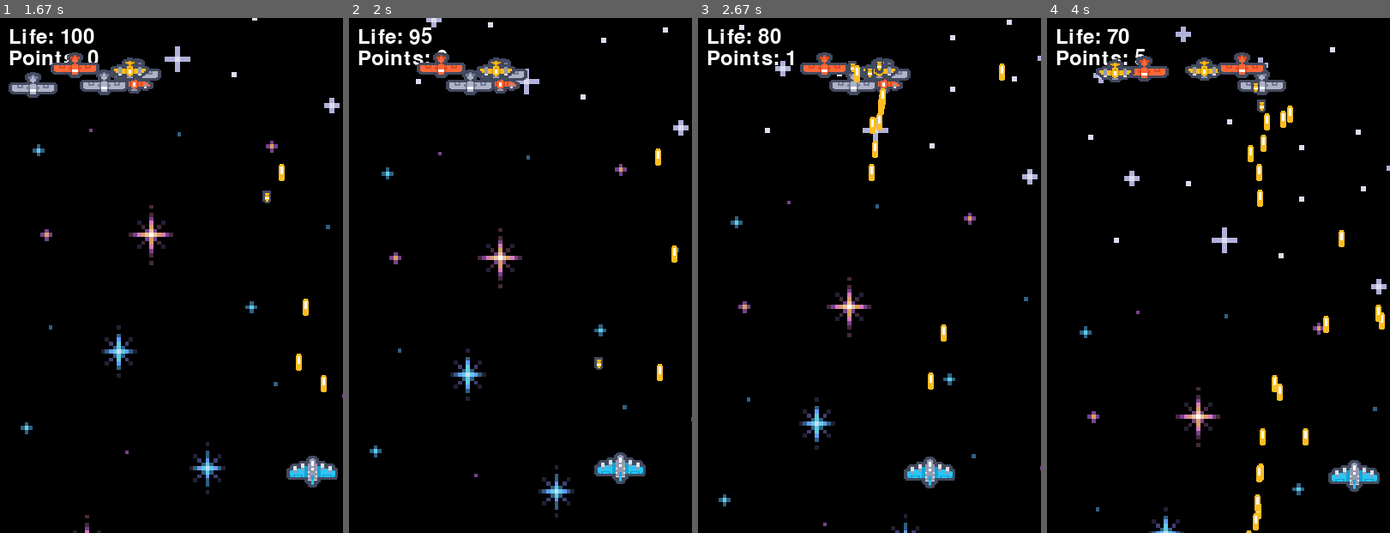
Above: before the commit, frames 1-4 (left to right).
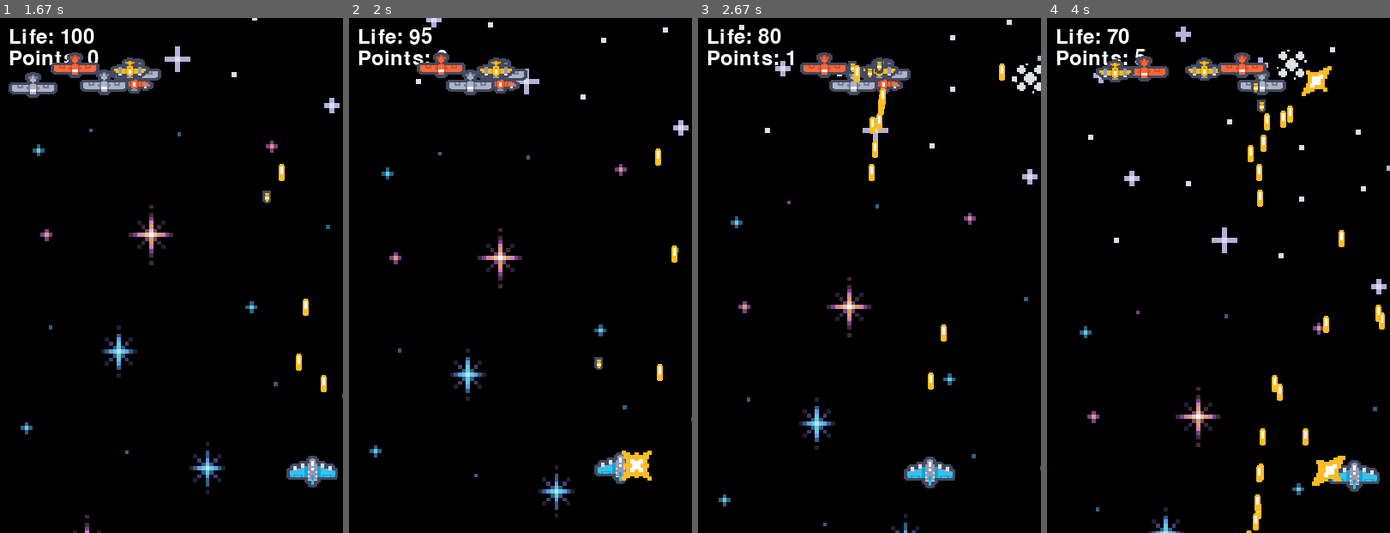
Above: after the commit, the same moments.

Repository: Luisero/air_plane_pygame_example
Game: pygame game, started from main.py
The game is run twice, just before and just after one commit, with the same random seed, the same clock (stepped at 60 frames per second) and the same inputs.
Inputs:
- Up to frame 1 (1.67 s): hold D 0.33-0.8 s; hold D 0.83-1.3 s; tap Space at 0.9, 1.2, 1.4 s; hold A from 1.33 s (still down)
- Up to frame 2 (2 s): tap Space at 1.7, 1.97 s; release A at 1.87 s; hold A from 1.9 s (still down)
- Up to frame 3 (2.67 s): tap Space at 2.27, 2.4 s; release A at 2.3 s; hold D from 2.33 s (still down)
- Up to frame 4 (4 s): tap Space at 2.7, 3.07, 3.37, 3.57, 3.87 s; release D at 2.97 s; hold A 3-3.47 s; hold D 3.5-3.97 s

Frame 1 is identical in both runs. In frame 2, 0.4% of the frame differs, in the area x 79-89%, y 84-90%; in frame 3, 0.2%; in frame 4, 0.8%, in the area x 67-87%, y 6-91%.

Commit message:
FEAT: EXplosion animation created

Diff:
--- /dev/null
+++ b/Entities/BombExplosion.py
@@ -0,0 +1,31 @@
+import pygame as pg
+
+
+class BombExplosion(pg.sprite.Sprite):
+    def __init__(self, position, speed) -> None:
+        pg.sprite.Sprite.__init__(self)
+        self.sprites = []
+        self.position = position
+        self.speed = speed
+        self.size = (40,40)
+
+        for i in range(0,2):
+            image = pg.image.load(f'Assets/Bomb_explosion/bomb_explosion_{i}.png')
+            image = pg.transform.scale(image, self.size)
+            self.sprites.append(image)
+
+
+        self.current_sprite = 0
+        self.image = self.sprites[self.current_sprite]
+        self.rect = self.image.get_rect()
+        self.rect.topleft = [self.position['x'], self.position['y']]
+
+
+    def update(self):
+        self.current_sprite += self.speed
+
+
+        if self.current_sprite >= len(self.sprites):
+            self.kill()
+        else:
+            self.image = self.sprites[int(self.current_sprite)]
--- a/Entities/Enemies/Enemy.py
+++ b/Entities/Enemies/Enemy.py
@@ -4,6 +4,7 @@
 from math import fabs, floor
 from time import sleep
 from Entities.Bullet import Bullet
+from Entities.Explosion import Explosion
 from Entities.RemoteGuided import RemoteGuided
 
 class Enemy:
@@ -232,18 +233,24 @@
                 self.life -= Bullet.damage
                 sound = pg.mixer.Sound('Assets/Sound/damage.mp3')
                 sound.play()
+
                 if self.life <=0:
-
                     bullet.remove(self.context, enemie_bullet=False)
                     if not self.has_exploded:
 
                         self.has_exploded = True
                         if not self.is_boss:
+                            self.context.explosions.add(Explosion(self.position_dic, 0.2))
                             self.remove()
                         else:
-
+                            explosion = Explosion(self.position_dic, 0.2)
+                            explosion.size = (60,60)
+                            self.context.explosions.add(explosion)
                             self.context.score += 1
                             self.context.boss_list  = []
+
+                    elif self.is_boss:
+                        self.context.explosions.add(Explosion(self.position_dic, 0.1))
 
 
     def remove_bullet(self):
--- /dev/null
+++ b/Entities/Explosion.py
@@ -0,0 +1,31 @@
+import pygame as pg
+
+
+class Explosion(pg.sprite.Sprite):
+    def __init__(self, position, speed) -> None:
+        pg.sprite.Sprite.__init__(self)
+        self.sprites = []
+        self.position = position
+        self.speed = speed
+        self.size = (40,40)
+
+        for i in range(0,5):
+            image = pg.image.load(f'Assets/Explosion/explosion_{i}.png')
+            image = pg.transform.scale(image, self.size)
+            self.sprites.append(image)
+
+
+        self.current_sprite = 0
+        self.image = self.sprites[self.current_sprite]
+        self.rect = self.image.get_rect()
+        self.rect.topleft = [self.position['x'], self.position['y']]
+
+
+    def update(self):
+        self.current_sprite += self.speed
+
+
+        if self.current_sprite >= len(self.sprites):
+            self.kill()
+        else:
+            self.image = self.sprites[int(self.current_sprite)]
--- a/Entities/player.py
+++ b/Entities/player.py
@@ -1,7 +1,8 @@
 import pygame as pg
 from .Bullet import Bullet
 from math import fabs, floor, sin
-
+from .BombExplosion import BombExplosion
+from .Explosion import Explosion
 
 class Player:
     max_ammo = 3
@@ -117,9 +118,13 @@
             if overlap:
                 Bullet.damage = 5
                 if bullet.is_bomb:
+                    self.context.explosions.add(BombExplosion(self.position_dic, 0.1))
                     Bullet.damage = 15
                 elif bullet.is_missile:
                     Bullet.damage = 25
+                    self.context.explosions.add(Explosion(self.position_dic, 0.1))
+                else:
+                    self.context.explosions.add(Explosion(self.position_dic, 0.1))
                 self.life -= Bullet.damage
                 bullet.remove(self.context, enemie_bullet=True)
                 sound = pg.mixer.Sound('Assets/Sound/damage.mp3')
--- a/main.py
+++ b/main.py
@@ -55,12 +55,18 @@
 
         ]
 
+        self.explosions = pg.sprite.Group()
+
         self.add_enemy()
         self.add_enemy()
 
         self.sky_images =[]
 
         self.load_sky_image()
+
+    def draw_explosions(self):
+        self.explosions.draw(self.screen)
+        self.explosions.update()
 
     def render_life(self):
         life_text = self.font.render(f'Life: {self.player.life}', True, 'white')
@@ -162,7 +168,7 @@
     def add_boss(self):
         position = {'x':self.CENTER[0], 'y':40}
         self.boss_list.append(
-            Boss(context=self, life= 500, position_dic=position, enemy_size=(70,60),\
+            Boss(context=self, life= 6000, position_dic=position, enemy_size=(70,60),\
                  sprite_list=['Assets/Bosses/boss1.png'], bullet_sprite='Assets/bullet3.png',\
                     acceleration_increaser=0.05, max_velocity={'x':.3, 'y':0})
         )
@@ -210,6 +216,7 @@
             self.draw_bullets()
             self.player.detect_collison()
             self.update_enemies()
+            self.draw_explosions()
             terminal.clear_terminal()
             '''print(f'Acceleration: {self.player.acceleration["x"]}')
             print(f'Velocity: {self.player.velocity["x"]}')
Binary file added: Assets/Bomb_explosion/bomb_explosion_0.png
Binary file added: Assets/Bomb_explosion/bomb_explosion_1.png
Binary file added: Assets/Explosion/explosion_0.png
Binary file added: Assets/Explosion/explosion_1.png
Binary file added: Assets/Explosion/explosion_2.png
Binary file added: Assets/Explosion/explosion_3.png
Binary file added: Assets/Explosion/explosion_4.png
